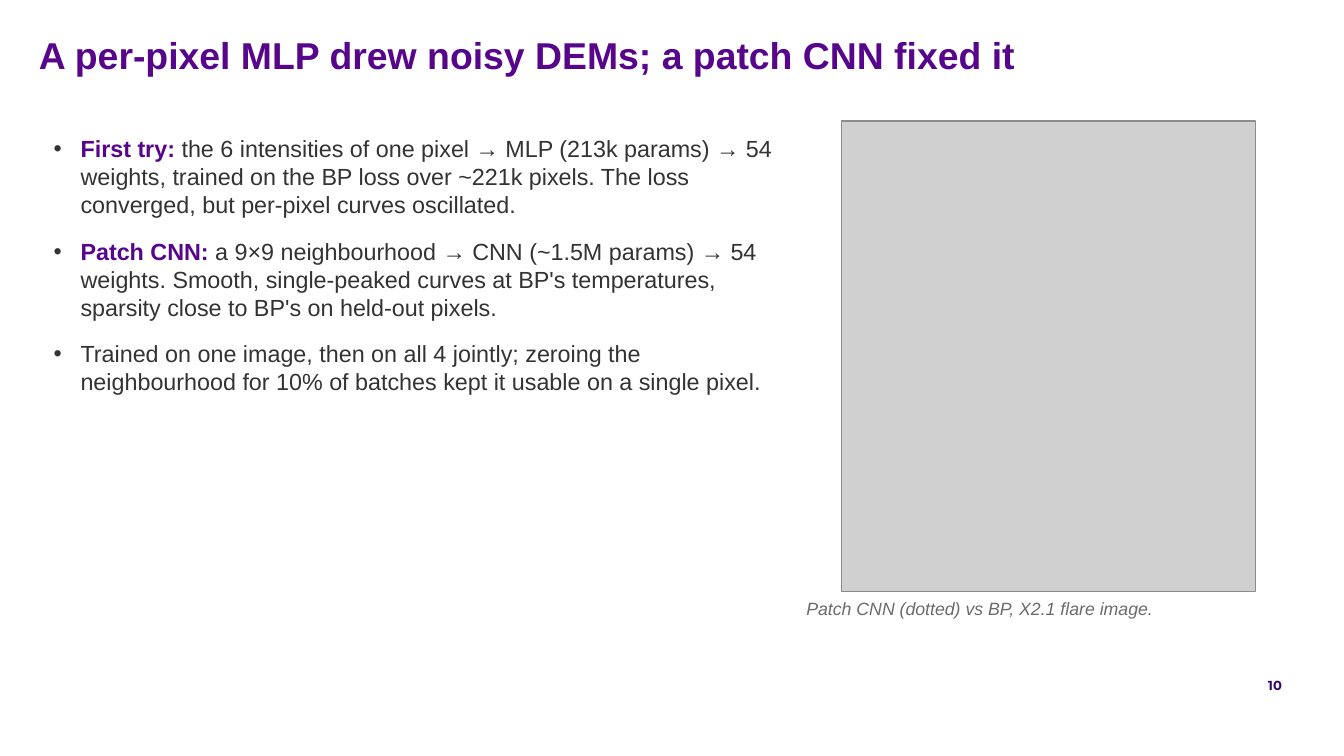
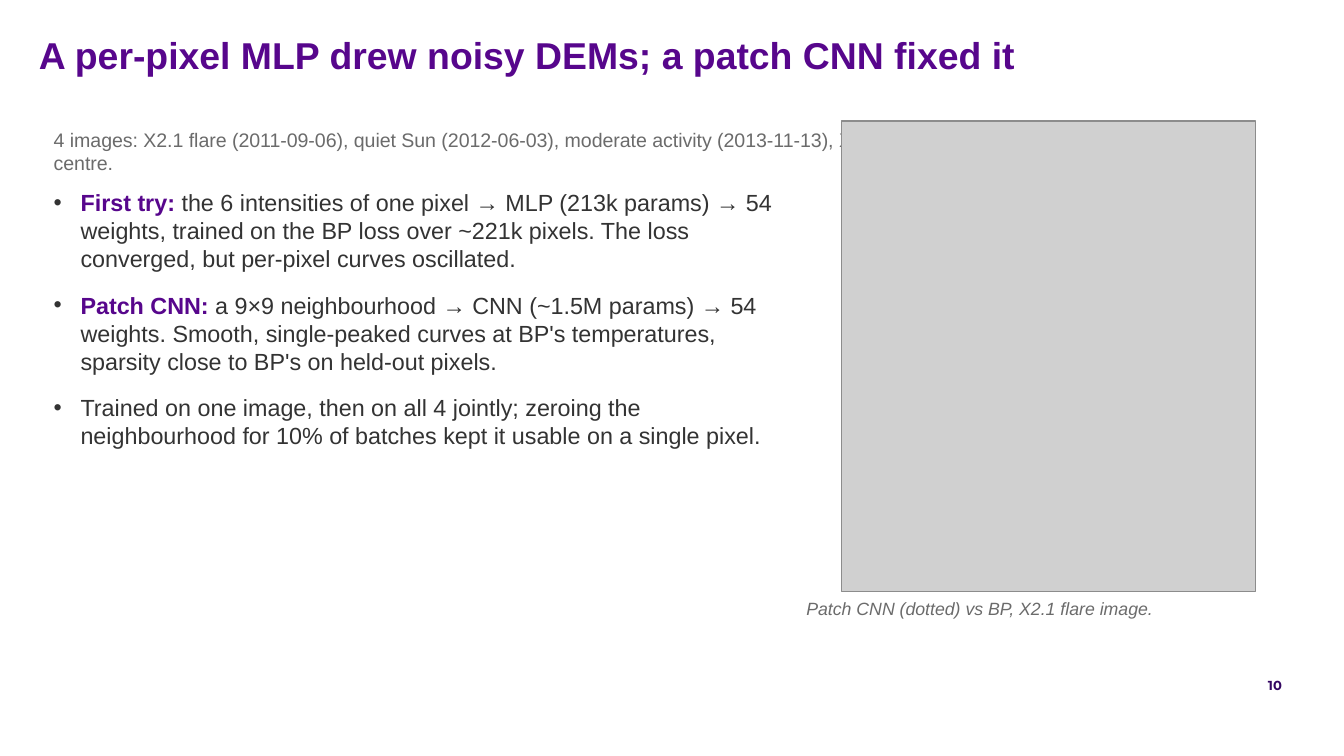
Before and after one commit to FruitPnchSamuraiG/solar-dem-inversion, a slide deck: slide 10 of slides/DEM_deck_v2.pptx. Drawn at 1344x756 pixels with LibreOffice and Linux fonts; fonts in the diff are those of the drawing; grey boxes stand for pictures; background and template pictures are left out. Boxes give left, top, right and bottom in pixels: in the first picture for what was removed or moved away, otherwise in the second. Text is boxed around its words. In the diff, an @@ line names an element or a change of style, - is before the commit and + after.

```diff
--- a/slides/DEM_deck_v2.pptx
+++ b/slides/DEM_deck_v2.pptx
@@ text added at [54, 131, 879, 170], 10.5 pt, text #6B6B6B @@
+4 images: X2.1 flare (2011-09-06), quiet Sun (2012-06-03), moderate activity (2013-11-13), X1.6 flare (2014-09-10); small crops near disk centre.
@@ text "First try: the 6 intensities ...": place and size @@
-text "First try: the 6 intensities ..." at [81, 140, 772, 395]
+text "First try: the 6 intensities ..." at [81, 194, 772, 449]
```
Also in this commit, not shown: 1 other slide changed, 2 other files.
